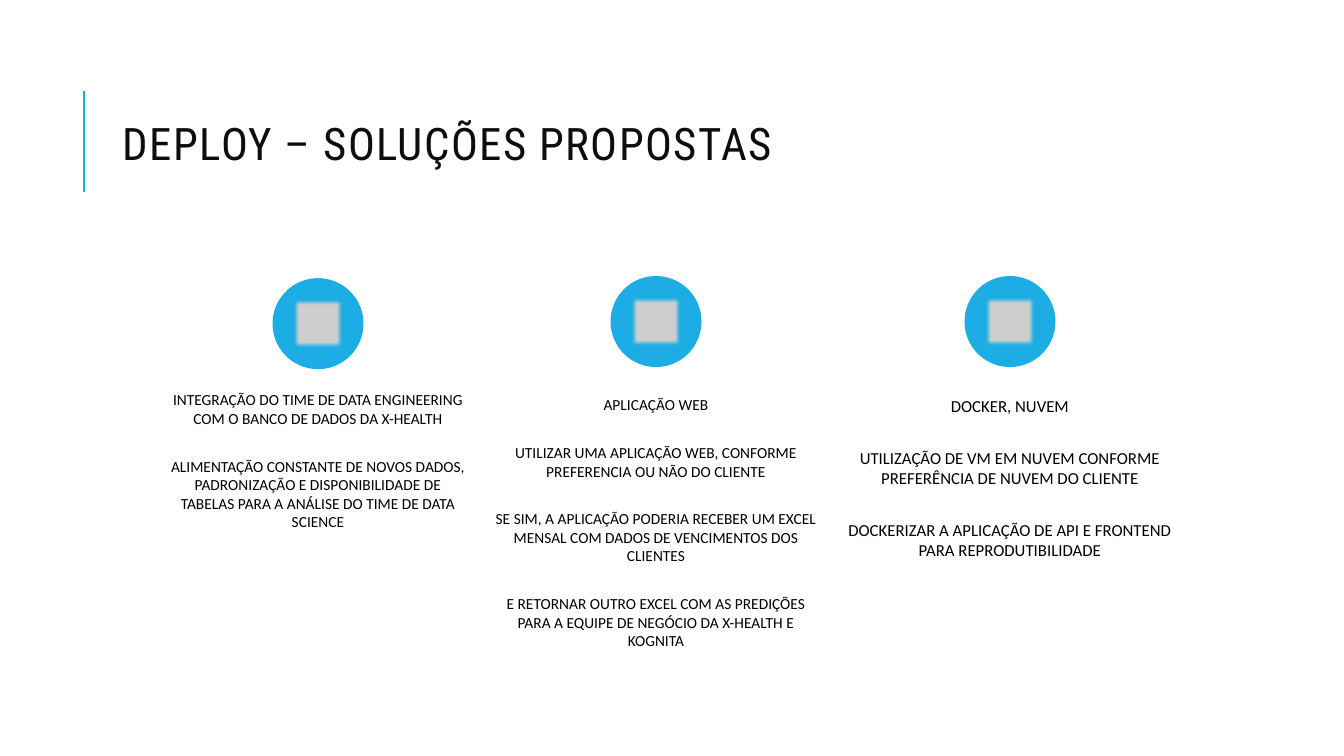
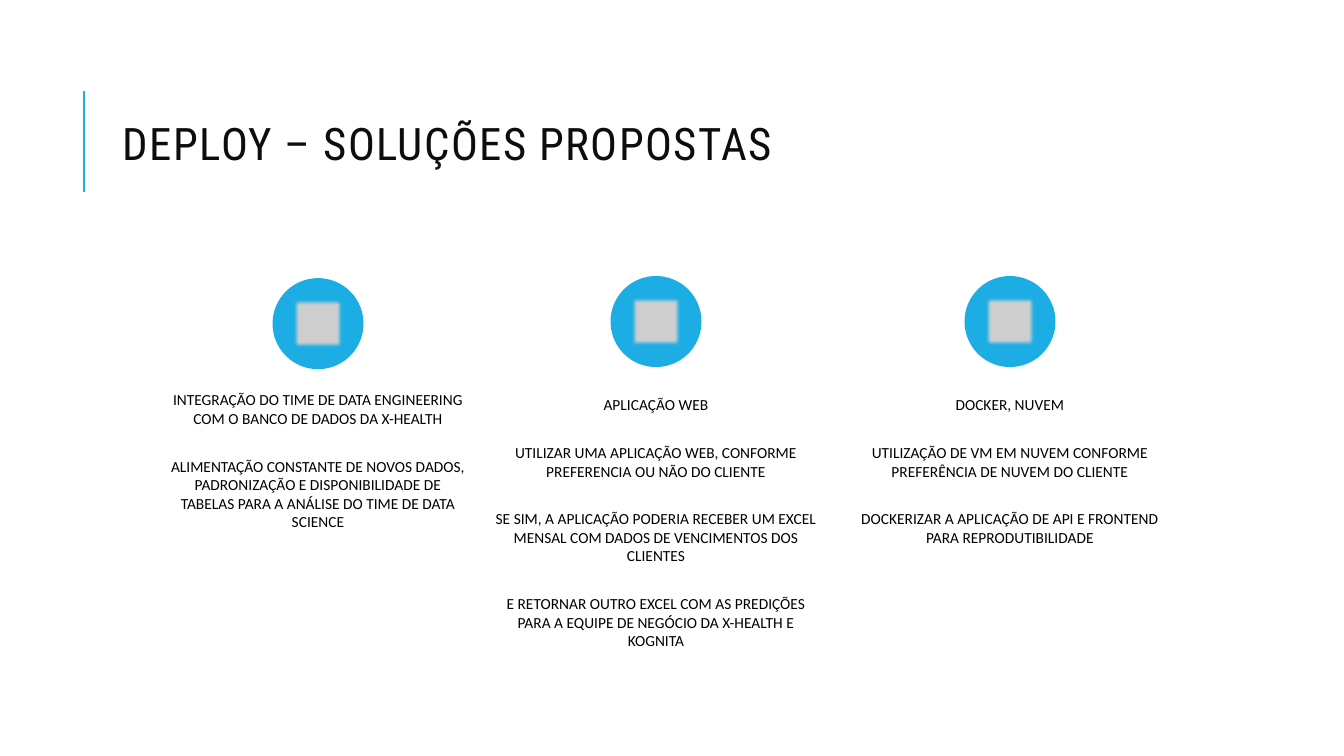
Before and after one commit to AndrewLaganaro/Default_Analysis_Challenge, a slide deck: slide 11 of Assets/Projeto de Predição de Inadimplência – Xhealth.pptx. Drawn at 1344x756 pixels with LibreOffice and Linux fonts; fonts in the diff are those of the drawing; grey boxes stand for pictures. Boxes give left, top, right and bottom in pixels: in the first picture for what was removed or moved away, otherwise in the second. Text is boxed around its words. In the diff, an @@ line names an element or a change of style, - is before the commit and + after.

```diff
--- a/Assets/Projeto de Predição de Inadimplência – Xhealth.pptx
+++ b/Assets/Projeto de Predição de Inadimplência – Xhealth.pptx
@@ text "DOCKER, NUVEM" at <box>861,400,1158,543</box>: size 12 to 11 pt @@
```
Also in this commit, not shown: 1 other slide changed.
